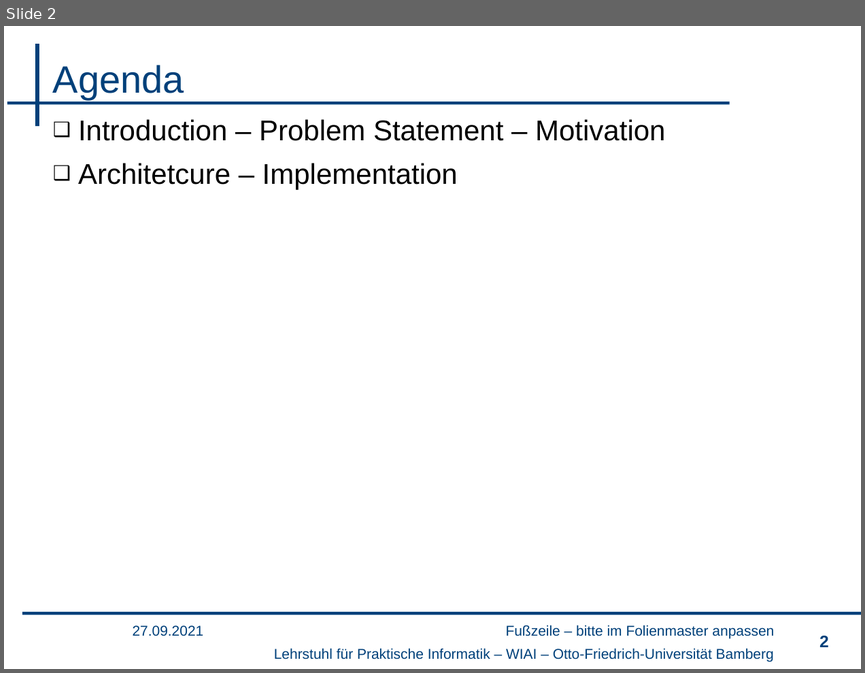
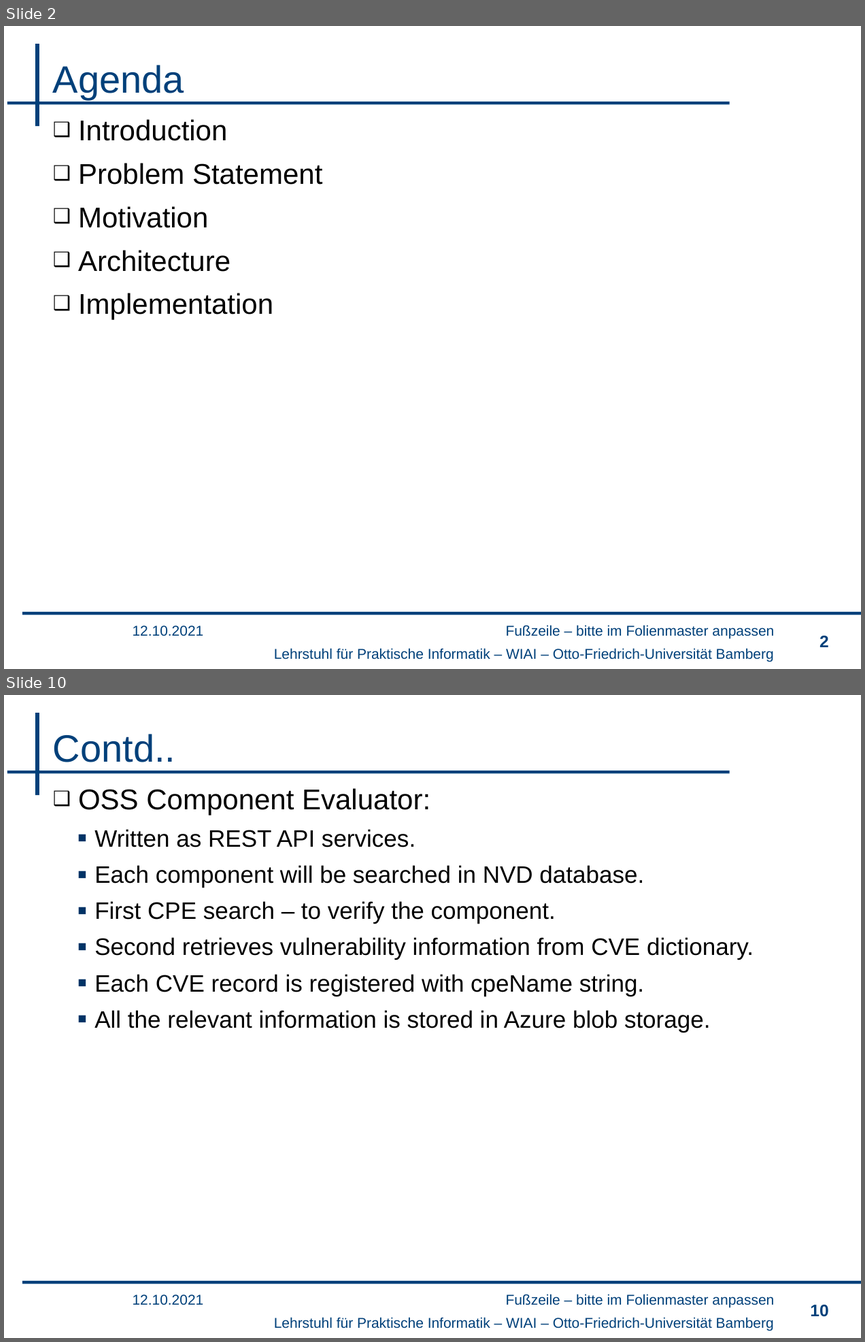
Before and after one commit to rhari26/thesis, a slide deck: Open-Source Software Discovery and Vulnerability Analysis.pptx. Shown one above the other, each under a label of ours: slide 2 before the commit, slides 2 and 10 after it; the slides between them are not shown. The pictures are 865x673 and 865x1342 pixels, drawn with LibreOffice and Linux fonts; fonts in the diff are those of the drawing; background and template pictures are left out. Boxes give left, top, right and bottom in pixels: in the first picture for what was removed or moved away, otherwise in the second. Text is boxed around its words. In the diff, an @@ line names an element or a change of style, - is before the commit and + after.

```diff
--- a/Open-Source Software Discovery and Vulnerability Analysis.pptx
+++ b/Open-Source Software Discovery and Vulnerability Analysis.pptx
@@ slide 10 added at box(4, 695, 861, 1338), background #FFFFFF; not listed: 5 template elements that a slide beside it also shows @@
@@ title added at box(53, 734, 175, 762), 32 pt, text #00407A @@
+Contd..
@@ text added at box(78, 788, 753, 1032), 20 pt, text #000000 @@
+❑ OSS Component Evaluator:
+  ▪ Written as REST API services.
+  ▪ Each component will be searched in NVD database.
+  ▪ First CPE search – to verify the component.
+  ▪ Second retrieves vulnerability information from CVE dictionary.
+  ▪ Each CVE record is registered with cpeName string.
+  ▪ All the relevant information is stored in Azure blob storage.
@@ text added at box(133, 1294, 204, 1305), 12 pt, text #00407A @@
+12.10.2021
@@ page number added at box(810, 1304, 828, 1317), 14 pt, text #00407A @@
+10
@@ slide 2 changed as well @@
@@ text at box(78, 119, 322, 320): text changed @@
-❑ Introduction – Problem Statement – Motivation
-❑ Architetcure – Implementation
+❑ Introduction
+❑ Problem Statement
+❑ Motivation
+❑ Architecture
+❑ Implementation
@@ text at box(133, 625, 204, 636): text changed @@
-27.09.2021
+12.10.2021
```
Also in this commit, not shown: 1 other slide changed, 10 other slides added.
